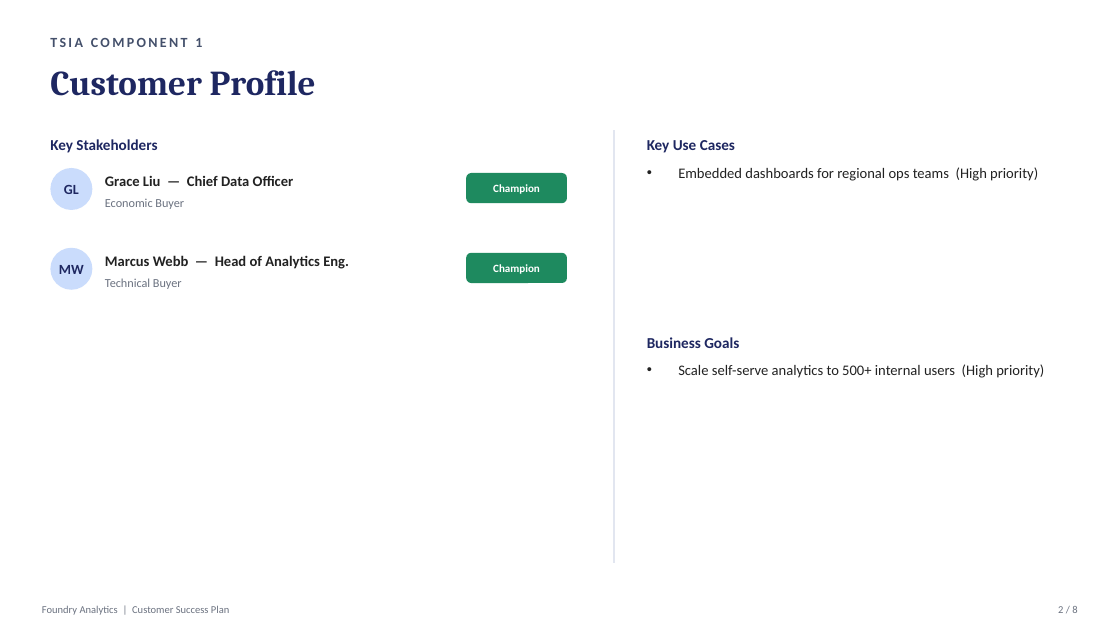
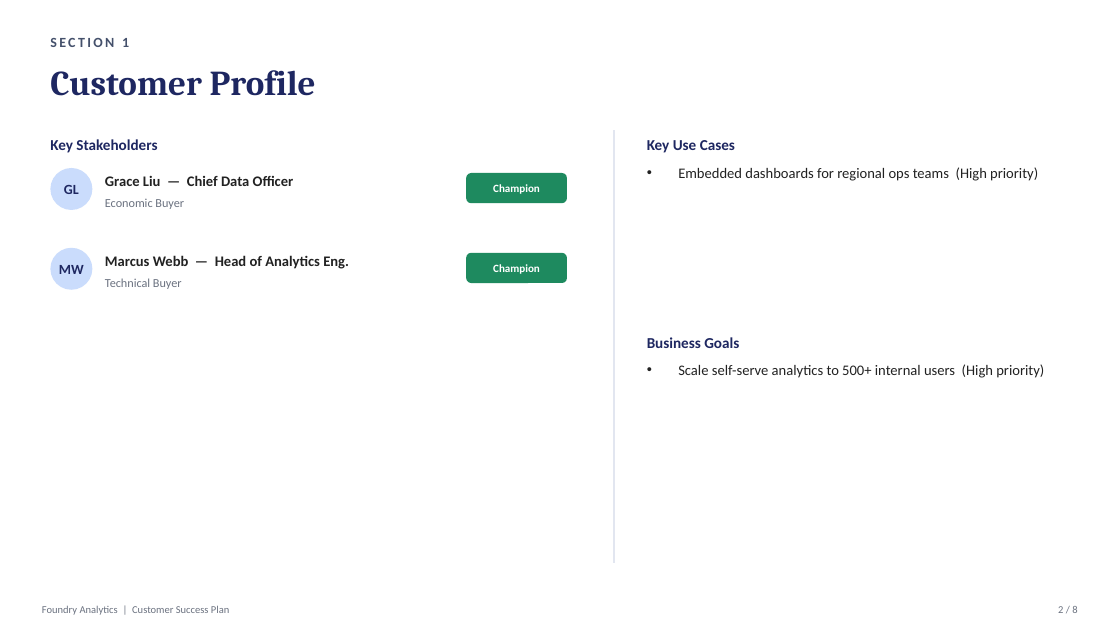
Before and after one commit to melissamcgowan/Success-Plan-Generator, a slide deck: slide 3 of Success Plan - Foundry Analytics.pptx. Drawn at 1120x630 pixels with LibreOffice and Linux fonts; fonts in the diff are those of the drawing. Boxes give left, top, right and bottom in pixels: in the first picture for what was removed or moved away, otherwise in the second. Text is boxed around its words. In the diff, an @@ line names an element or a change of style, - is before the commit and + after.

```diff
--- a/Success Plan - Foundry Analytics.pptx
+++ b/Success Plan - Foundry Analytics.pptx
@@ text at <box>50,38,129,47</box>: text changed @@
-TSIA COMPONENT 1
+SECTION 1
```
Also in this commit, not shown: 5 other slides changed, 1 slide added, 1 slide removed, 6 other files.
